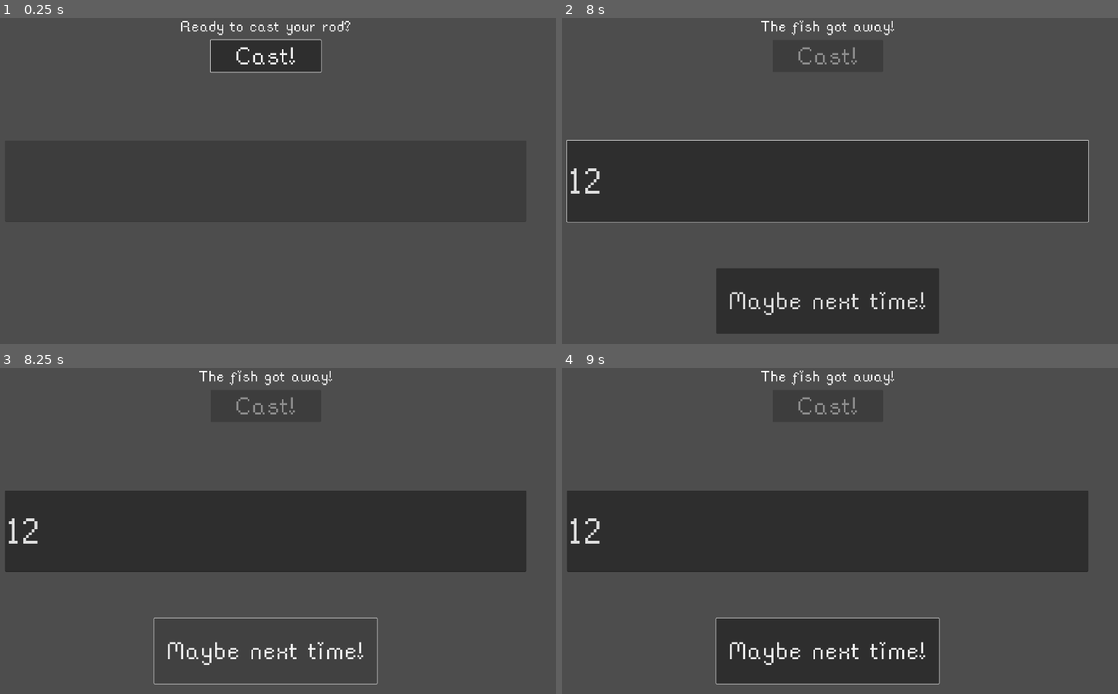
Above: before the commit, frames 1-4 (two rows, left to right).
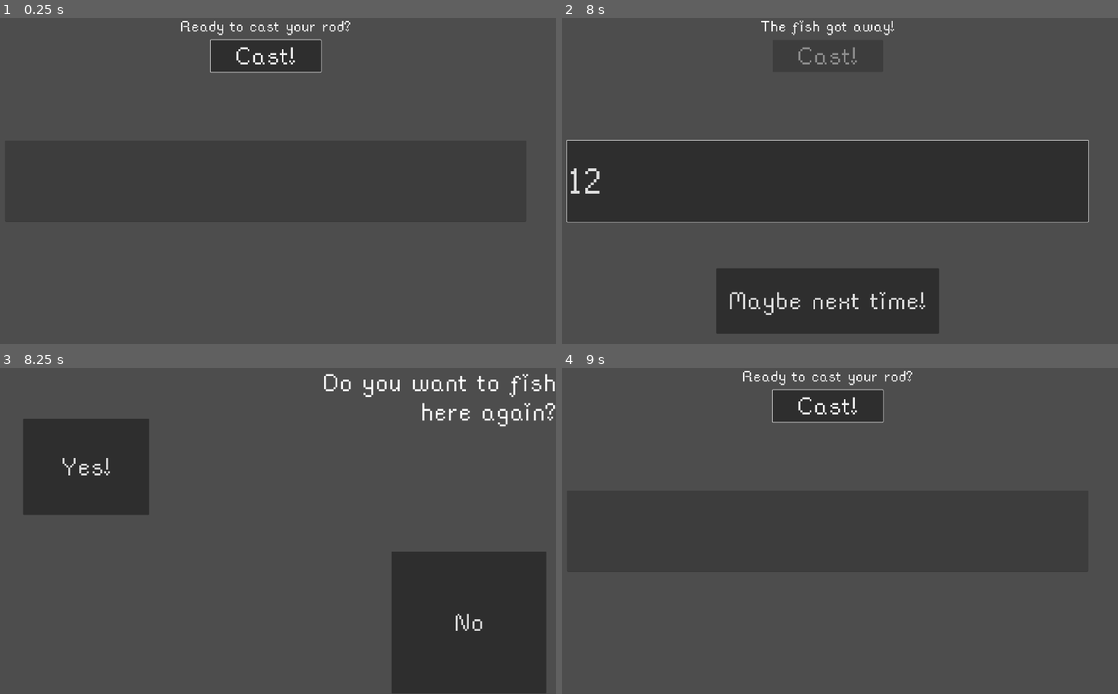
Above: after the commit, the same moments.

Repository: flowerFawn/the-key-to-fishing
Game: Godot game, scene res://scenes/typing_scene.tscn
Two runs of this game, one before a commit and one after it. Both use one fixed random seed, a clock stepped at 60 frames per second and the inputs below.
Inputs (mouse positions are in pixels of both pictures, inside the frame that each line leads up to):
- Up to frame 1 (0.25 s): no input
- Up to frame 2 (8 s): click "Cast!" at 0.5 s; tap Enter at 2, 5, 6.5 s; click (828, 181) at 3.52 s; type "12" at 3.6 s; tap Space at 4.25, 5.75, 7.25 s
- Up to frame 3 (8.25 s): click "Maybe next time!" at 8 s
- Up to frame 4 (9 s): click (645, 465) at 8.75 s, where only the run after the commit has a clickable "Yes!"

Frames 1-2 are identical in both runs. In frame 3, 38% of the frame differs, in the area x 0-100%, y 0-100%; in frame 4, 9.0%.

Commit message:
all scenes now link together , and you can go back after catching a fish and fish again

Diff:
--- a/fish_lists/easy.json
+++ b/fish_lists/easy.json
@@ -43,16 +43,16 @@
 	},
 	{
 		"caught": 0,
+		"desc": "Probably harder to bullfight underwater. Owie.",
+		"image": "res://assets/fish_images/bullshark.png",
+		"name": "Bull Shark",
+		"weight": 200
+	},
+	{
+		"caught": 0,
 		"desc": "Looks very cute for a dinosaur, would make a great pet. Other than, being extinct.",
 		"image": "res://assets/fish_images/xenacanthida.png",
 		"name": "Xenacanthida",
 		"weight": 300
-	},
-	{
-		"caught": 1,
-		"desc": "Probably harder to bullfight underwater. Owie.",
-		"image": "res://assets/fish_images/bullshark.png",
-		"name": "Bull Shark",
-		"weight": 200
 	}
 ]
--- a/scenes/fish_view.tscn
+++ b/scenes/fish_view.tscn
@@ -1,8 +1,9 @@
-[gd_scene load_steps=4 format=3 uid="uid://dcsn1w72ecel1"]
+[gd_scene load_steps=5 format=3 uid="uid://dcsn1w72ecel1"]
 
 [ext_resource type="Script" path="res://scripts/fish_view.gd" id="1_tpi2d"]
 [ext_resource type="Theme" uid="uid://qjmal2ehrfr1" path="res://assets/themes/main_theme.tres" id="2_01rl1"]
 [ext_resource type="Texture2D" uid="uid://d1ack4ko6yihv" path="res://assets/fish_images/placeholder.png" id="3_8bf20"]
+[ext_resource type="Script" path="res://scripts/button_link.gd" id="3_cwf8j"]
 
 [node name="FishView" type="Node2D"]
 script = ExtResource("1_tpi2d")
@@ -69,7 +70,17 @@
 offset_bottom = 0.440002
 text = "Weight: 0"
 
+[node name="Next" type="Button" parent="CanvasLayer/Control"]
+layout_mode = 0
+offset_top = 849.0
+offset_right = 736.0
+offset_bottom = 1080.0
+text = "Throw it back in!"
+script = ExtResource("3_cwf8j")
+
 [node name="Sprite2D" type="Sprite2D" parent="CanvasLayer/Control"]
 position = Vector2(394, 429)
 scale = Vector2(2, 2)
 texture = ExtResource("3_8bf20")
+
+[connection signal="pressed" from="CanvasLayer/Control/Next" to="CanvasLayer/Control/Next" method="load_new_scene" binds= ["res://scenes/retry.tscn"]]
--- /dev/null
+++ b/scenes/retry.tscn
@@ -0,0 +1,53 @@
+[gd_scene load_steps=3 format=3 uid="uid://srdyjy0itmfh"]
+
+[ext_resource type="Theme" uid="uid://qjmal2ehrfr1" path="res://assets/themes/main_theme.tres" id="1_4gmtq"]
+[ext_resource type="Script" path="res://scripts/button_link.gd" id="2_6q5ie"]
+
+[node name="Node2D" type="Node2D"]
+
+[node name="CanvasLayer" type="CanvasLayer" parent="."]
+
+[node name="Control" type="Control" parent="CanvasLayer"]
+layout_mode = 3
+anchors_preset = 15
+anchor_right = 1.0
+anchor_bottom = 1.0
+grow_horizontal = 2
+grow_vertical = 2
+theme = ExtResource("1_4gmtq")
+metadata/_edit_use_anchors_ = true
+
+[node name="Label" type="Label" parent="CanvasLayer/Control"]
+layout_mode = 1
+anchors_preset = -1
+anchor_left = 0.551
+anchor_right = 1.001
+anchor_bottom = 0.209
+offset_left = 0.0799561
+offset_top = 2.0
+offset_right = 0.0799561
+offset_bottom = 0.279999
+theme_override_font_sizes/font_size = 100
+text = "Do you want to fish here again?"
+horizontal_alignment = 2
+autowrap_mode = 2
+
+[node name="Again" type="Button" parent="CanvasLayer/Control"]
+layout_mode = 0
+offset_left = 158.0
+offset_top = 168.0
+offset_right = 575.0
+offset_bottom = 487.0
+text = "Yes!"
+script = ExtResource("2_6q5ie")
+
+[node name="Back" type="Button" parent="CanvasLayer/Control"]
+layout_mode = 0
+offset_left = 1376.0
+offset_top = 608.0
+offset_right = 1888.0
+offset_bottom = 1078.0
+text = "No"
+script = ExtResource("2_6q5ie")
+
+[connection signal="pressed" from="CanvasLayer/Control/Again" to="CanvasLayer/Control/Again" method="load_new_scene" binds= ["res://scenes/typing_scene.tscn"]]
--- a/scenes/typing_scene.tscn
+++ b/scenes/typing_scene.tscn
@@ -1,7 +1,8 @@
-[gd_scene load_steps=3 format=3 uid="uid://bndkaxcgtomh3"]
+[gd_scene load_steps=4 format=3 uid="uid://bndkaxcgtomh3"]
 
 [ext_resource type="Script" path="res://scripts/typing_scene.gd" id="1_4430f"]
 [ext_resource type="Theme" uid="uid://qjmal2ehrfr1" path="res://assets/themes/main_theme.tres" id="2_yxxxw"]
+[ext_resource type="Script" path="res://scripts/button_link.gd" id="3_7a13b"]
 
 [node name="TypingScene" type="Node2D"]
 script = ExtResource("1_4430f")
@@ -78,6 +79,7 @@
 grow_vertical = 0
 disabled = true
 text = "What is it?"
+script = ExtResource("3_7a13b")
 
 [node name="ToRetry" type="Button" parent="CanvasLayer/Control"]
 visible = false
@@ -95,6 +97,7 @@
 grow_vertical = 0
 disabled = true
 text = "Maybe next time!"
+script = ExtResource("3_7a13b")
 
 [node name="TimeLeft" type="Timer" parent="."]
 wait_time = 5.0
@@ -106,6 +109,7 @@
 
 [connection signal="text_changed" from="CanvasLayer/Control/InputBox" to="." method="_on_input_box_text_changed"]
 [connection signal="pressed" from="CanvasLayer/Control/CastButton" to="." method="start_waiting"]
-[connection signal="pressed" from="CanvasLayer/Control/ToFishView" to="." method="load_to_scene" binds= ["res://scenes/fish_view.tscn"]]
+[connection signal="pressed" from="CanvasLayer/Control/ToFishView" to="CanvasLayer/Control/ToFishView" method="load_new_scene" binds= ["res://scenes/fish_view.tscn"]]
+[connection signal="pressed" from="CanvasLayer/Control/ToRetry" to="CanvasLayer/Control/ToRetry" method="load_new_scene" binds= ["res://scenes/retry.tscn"]]
 [connection signal="timeout" from="TimeLeft" to="." method="time_finished"]
 [connection signal="timeout" from="TimeToBob" to="." method="start_typing"]
--- /dev/null
+++ b/scripts/button_link.gd
@@ -0,0 +1,14 @@
+extends Button
+
+
+# Called when the node enters the scene tree for the first time.
+func _ready() -> void:
+	pass # Replace with function body.
+
+
+# Called every frame. 'delta' is the elapsed time since the previous frame.
+func _process(delta: float) -> void:
+	pass
+
+func load_new_scene(path: String):
+	get_tree().change_scene_to_file(path)
--- a/scripts/typing_scene.gd
+++ b/scripts/typing_scene.gd
@@ -71,6 +71,3 @@
 		$CanvasLayer/Control/WordDisplay.text = "The fish got away!"
 		$CanvasLayer/Control/ToRetry.disabled = false
 		$CanvasLayer/Control/ToRetry.visible = true
-
-func load_to_scene(path):
-	get_tree().change_scene_to_file(path)
